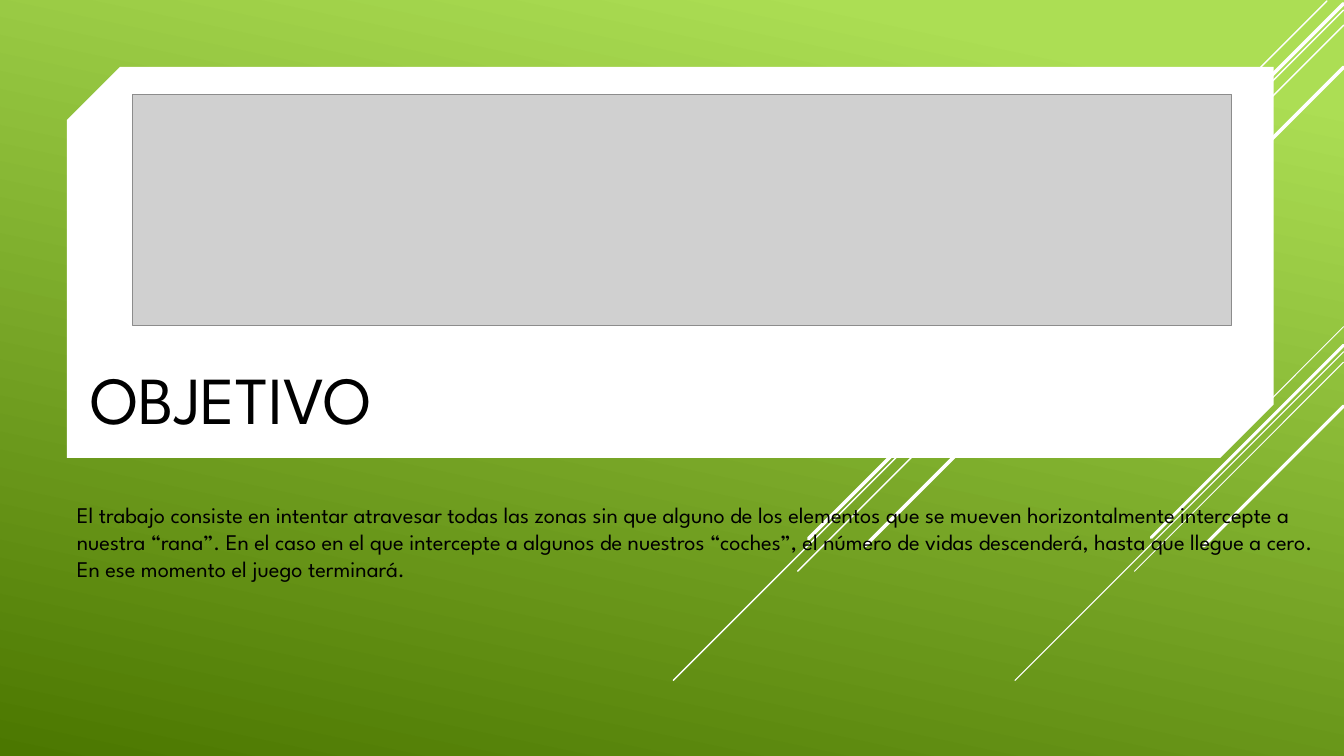
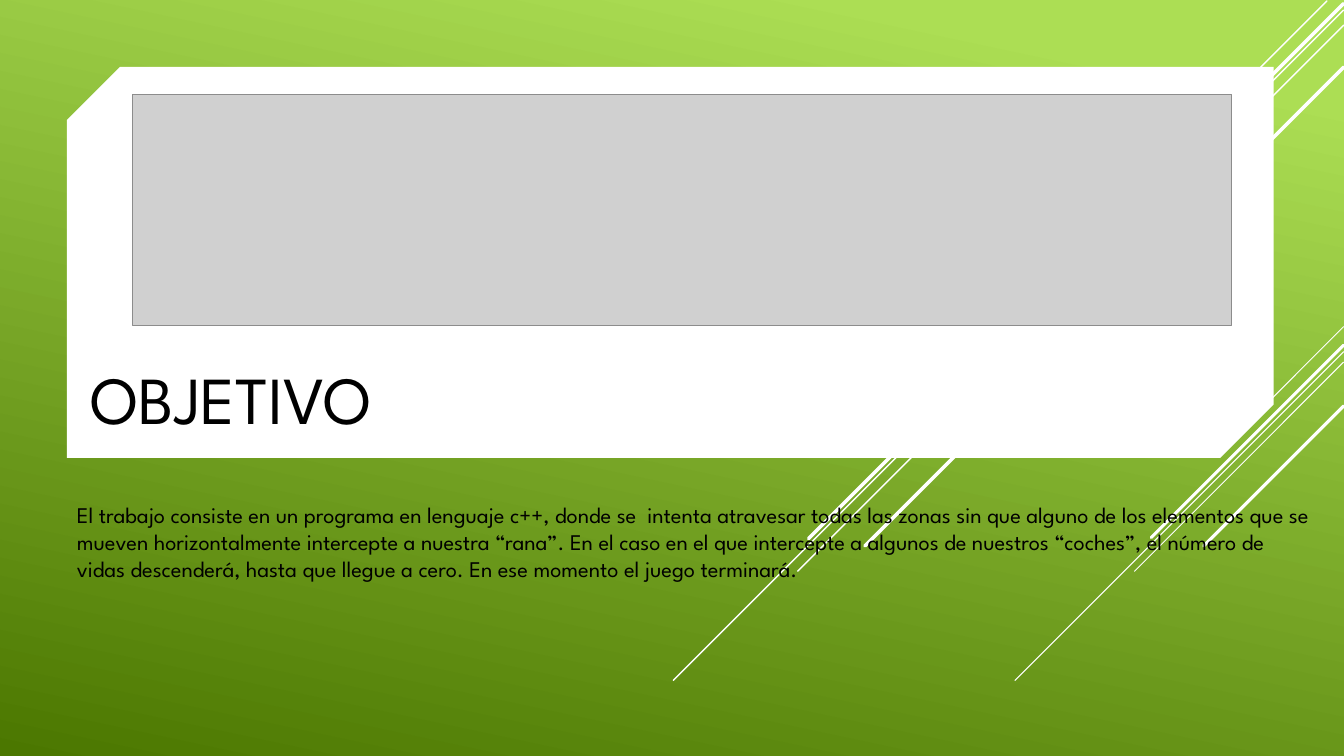
Before and after one commit to aigora/twA109_1920-camara-termica, a slide deck: slide 2 of CROSS the road.pptx. Drawn at 1344x756 pixels with LibreOffice and Linux fonts; fonts in the diff are those of the drawing; grey boxes stand for pictures. Boxes give left, top, right and bottom in pixels: in the first picture for what was removed or moved away, otherwise in the second. Text is boxed around its words. In the diff, an @@ line names an element or a change of style, - is before the commit and + after.

```diff
--- a/CROSS the road.pptx
+++ b/CROSS the road.pptx
@@ text at [77,501,1309,584]: text changed @@
-El trabajo consiste en intentar atravesar todas las zonas sin que alguno de los elementos que se mueven horizontalmente intercepte a nuestra “rana”. En el caso en el que intercepte a algunos de nuestros “coches”, el número de vidas descenderá, hasta que llegue a cero. En ese momento el juego terminará.
+El trabajo consiste en un programa en lenguaje c++, donde se intenta atravesar todas las zonas sin que alguno de los elementos que se mueven horizontalmente intercepte a nuestra “rana”. En el caso en el que intercepte a algunos de nuestros “coches”, el número de vidas descenderá, hasta que llegue a cero. En ese momento el juego terminará.
```
Also in this commit, not shown: 2 slides added.
